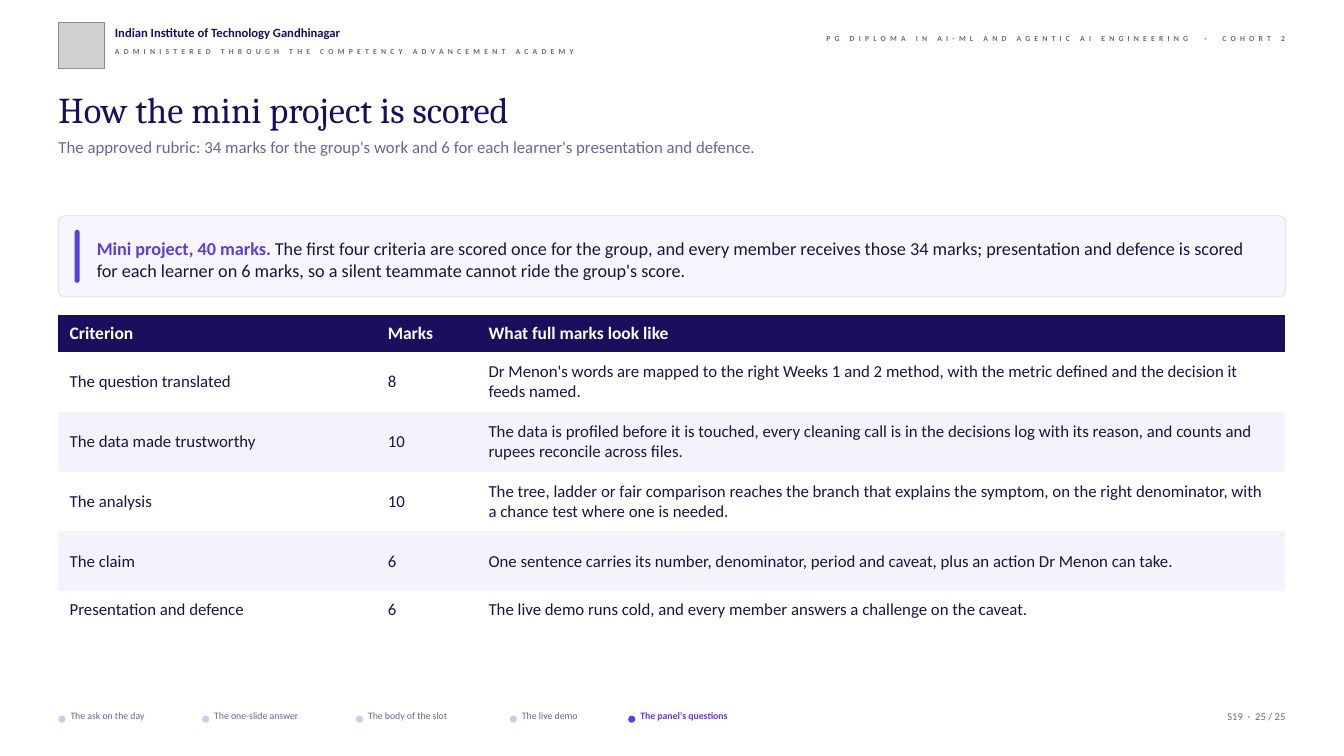
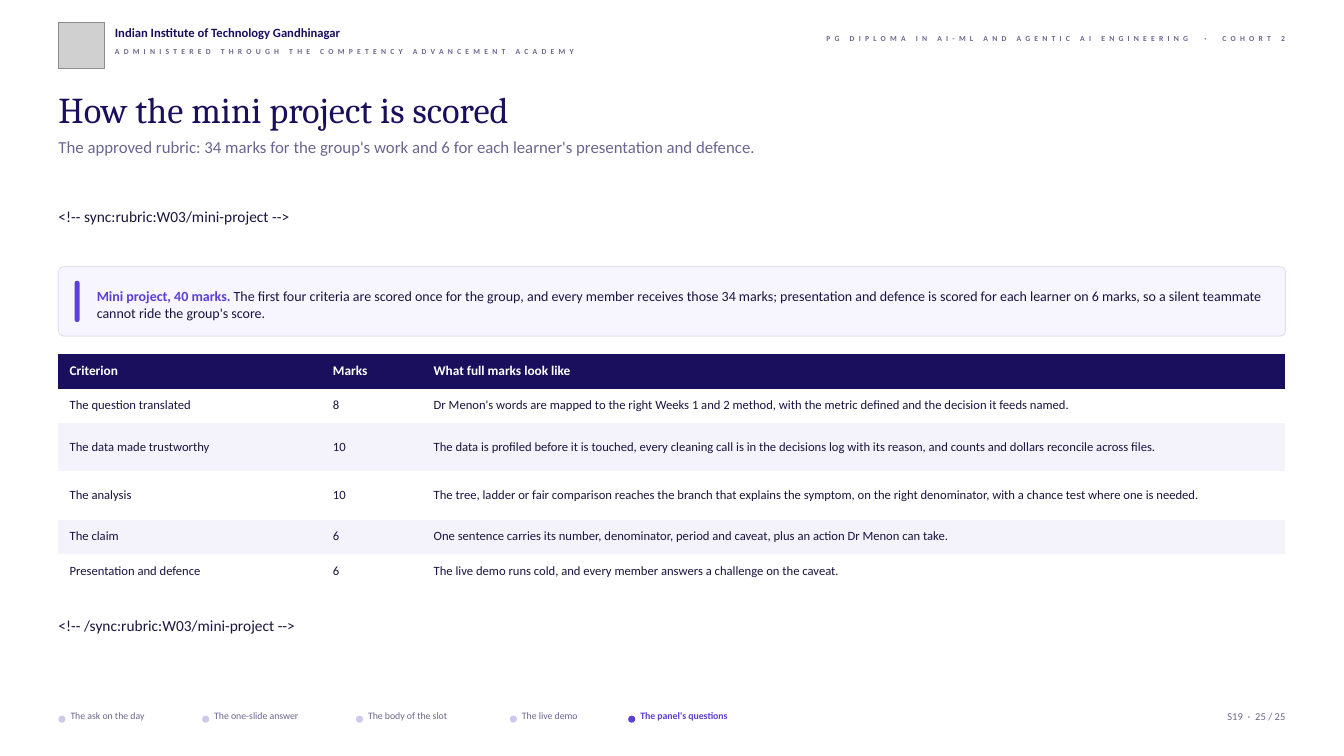
Before and after one commit to fde-academy-lab/c2-content-factory, a slide deck: slide 25 of content/W03/SAT/slides/C2_W03_SAT_presentation_format_STUDENT.pptx. Drawn at 1344x756 pixels with LibreOffice and Linux fonts; fonts in the diff are those of the drawing; grey boxes stand for pictures; background and template pictures are left out. Boxes give left, top, right and bottom in pixels: in the first picture for what was removed or moved away, otherwise in the second. Text is boxed around its words. In the diff, an @@ line names an element or a change of style, - is before the commit and + after.

```diff
--- a/content/W03/SAT/slides/C2_W03_SAT_presentation_format_STUDENT.pptx
+++ b/content/W03/SAT/slides/C2_W03_SAT_presentation_format_STUDENT.pptx
@@ text added at (x1=84, y1=211, x2=269, y2=225), 11 pt, text #1A1440 @@
+<!-- sync:rubric:W03/mini-project -->
@@ rounded rectangle resized from (x1=58, y1=216, x2=1286, y2=297) to (x1=58, y1=267, x2=1286, y2=337) @@
@@ rounded rectangle resized from (x1=75, y1=230, x2=80, y2=283) to (x1=75, y1=281, x2=80, y2=323) @@
@@ text "Mini project, 40 marks. The ..." moved from (x1=97, y1=242, x2=1243, y2=280) to (x1=97, y1=291, x2=1261, y2=321) @@
@@ text "Mini project, 40 marks. The ..." at (x1=97, y1=291, x2=1261, y2=321): size 13 to 10 pt @@
@@ table at (x1=58, y1=354, x2=1286, y2=588) @@
-row 3, column 3: The data is profiled before it is touched, every cleaning call is in the decisions log with its reason, and counts and rupees reconcile across files.
+row 3, column 3: The data is profiled before it is touched, every cleaning call is in the decisions log with its reason, and counts and dollars reconcile across files.
@@ size 12.5 to 9.5 pt in "Criterion", "Marks", "What full marks look like" @@
@@ size 12 to 9 pt in "The question translated", "8", "Dr Menon's words are mapped to the ...", "The data made trustworthy" and 10 more places @@
@@ table resized from (x1=58, y1=316, x2=1287, y2=629) to (x1=58, y1=354, x2=1286, y2=588) @@
@@ text added at (x1=84, y1=620, x2=274, y2=634), 11 pt, text #1A1440 @@
+<!-- /sync:rubric:W03/mini-project -->
```
Also in this commit, not shown: 1 other slide changed, 1 other file.
